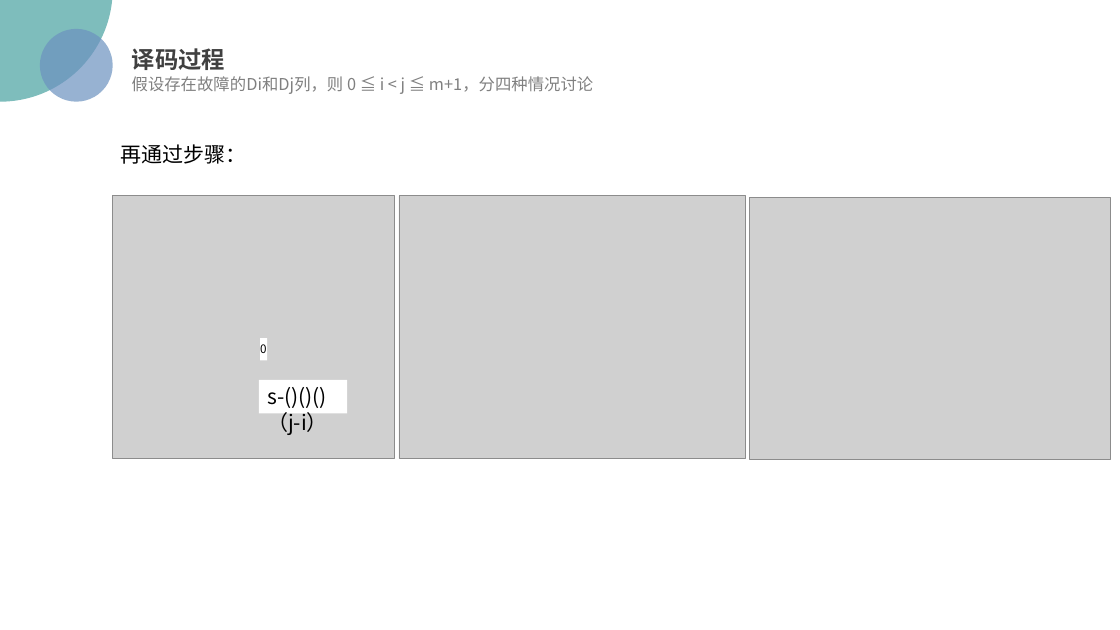
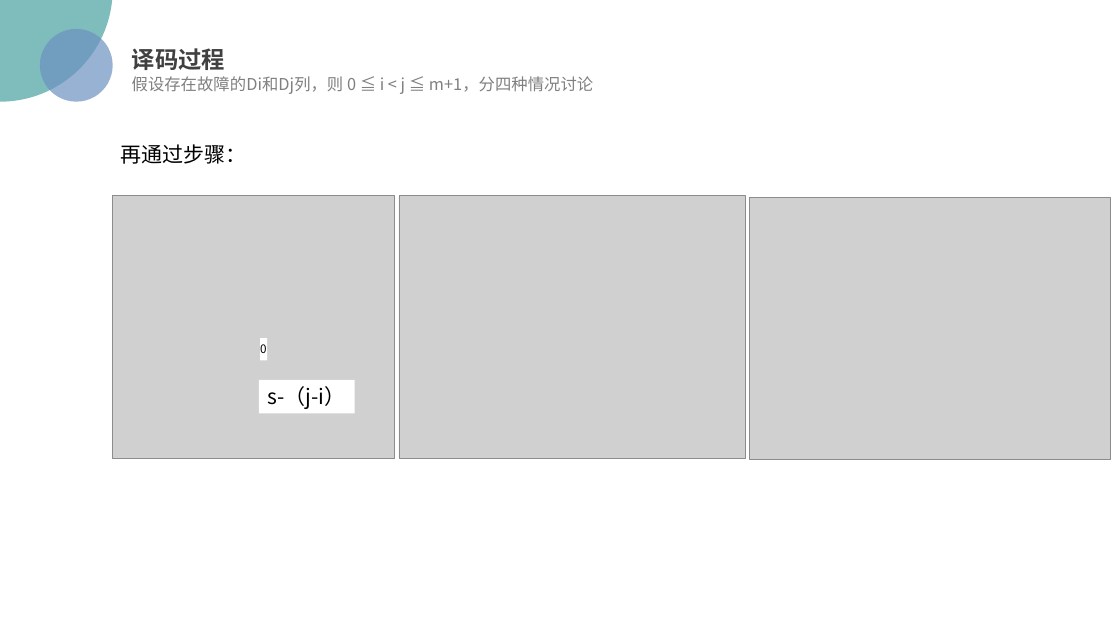
Before and after one commit to Hiooary/EVENODD, a slide deck: slide 10 of 算法.pptx. Drawn at 1120x630 pixels with LibreOffice and Linux fonts; fonts in the diff are those of the drawing; grey boxes stand for pictures; background and template pictures are left out. Boxes give left, top, right and bottom in pixels: in the first picture for what was removed or moved away, otherwise in the second. Text is boxed around its words. In the diff, an @@ line names an element or a change of style, - is before the commit and + after.

```diff
--- a/算法.pptx
+++ b/算法.pptx
@@ rectangle "s-（j-i）": place and size @@
-rectangle "s-（j-i）" at (259, 380, 347, 413)
+rectangle "s-（j-i）" at (259, 380, 355, 413)
@@ text in rectangle at (267, 386, 345, 409): text changed @@
-s-()()()（j-i）
+s-（j-i）
```
Also in this commit, not shown: 2 other slides changed, 1 other file.
